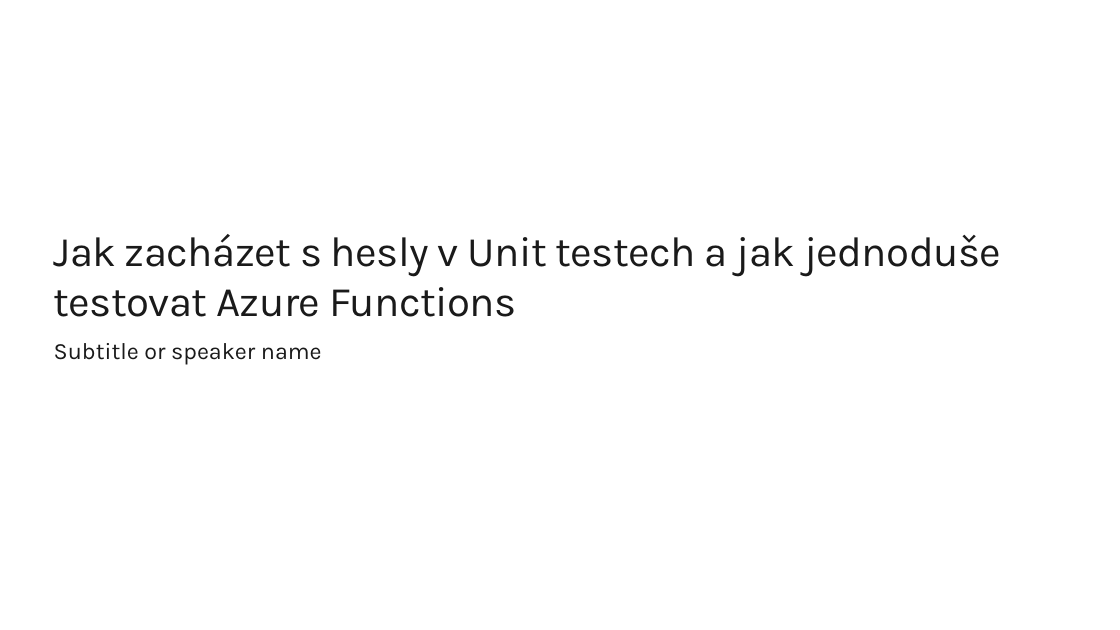
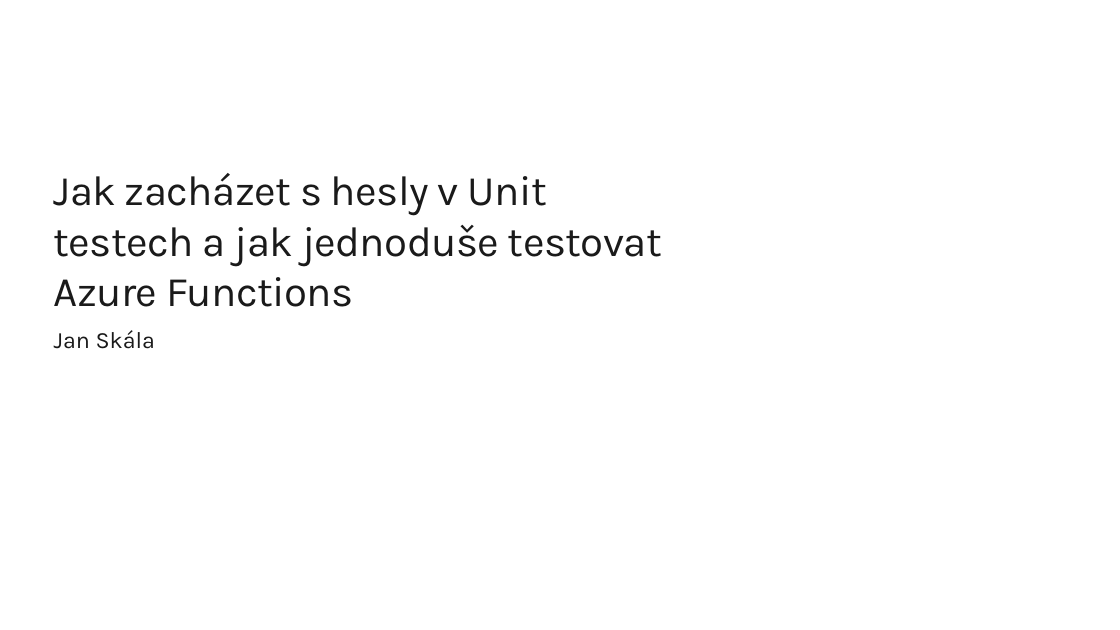
Before and after one commit to skalahonza/VACD2020, a slide deck: slide 1 of slides/Presentation.pptx (slide 2 before the commit). Drawn at 1120x630 pixels with LibreOffice and Linux fonts; fonts in the diff are those of the drawing; background and template pictures are left out. Boxes give left, top, right and bottom in pixels: in the first picture for what was removed or moved away, otherwise in the second. Text is boxed around its words. In the diff, an @@ line names an element or a change of style, - is before the commit and + after.

```diff
--- a/slides/Presentation.pptx
+++ b/slides/Presentation.pptx
@@ title "Jak zacházet s hesly v ..." rewrapped from [54, 234, 1001, 317] to [54, 173, 662, 307] @@
@@ text removed at [54, 343, 322, 364] @@
-Subtitle or speaker name
@@ text added at [54, 330, 155, 349], 20 pt, text #1A1A1A @@
+Jan Skála
```
Also in this commit, not shown: 17 slides added, 5 slides removed, 20 other files.
